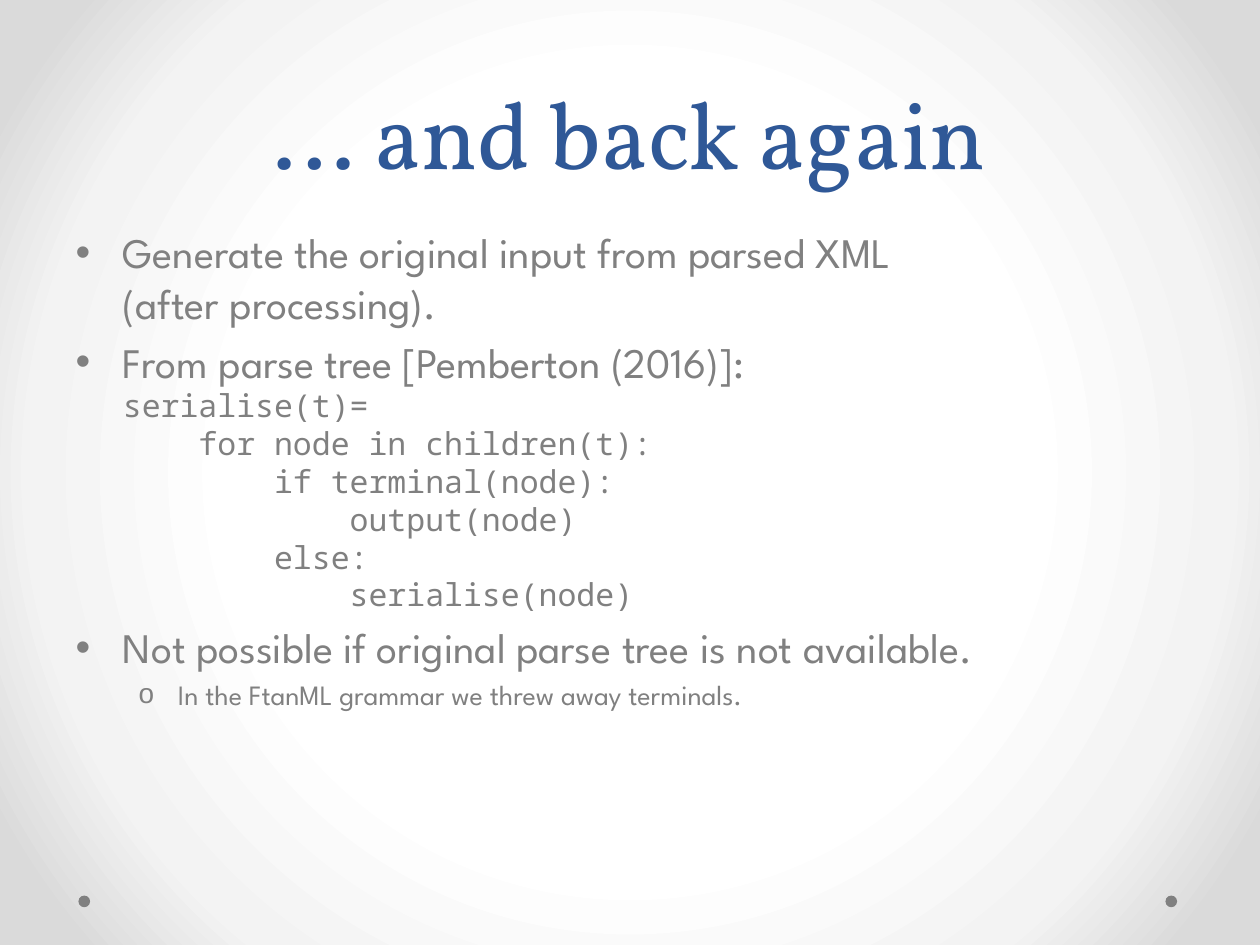
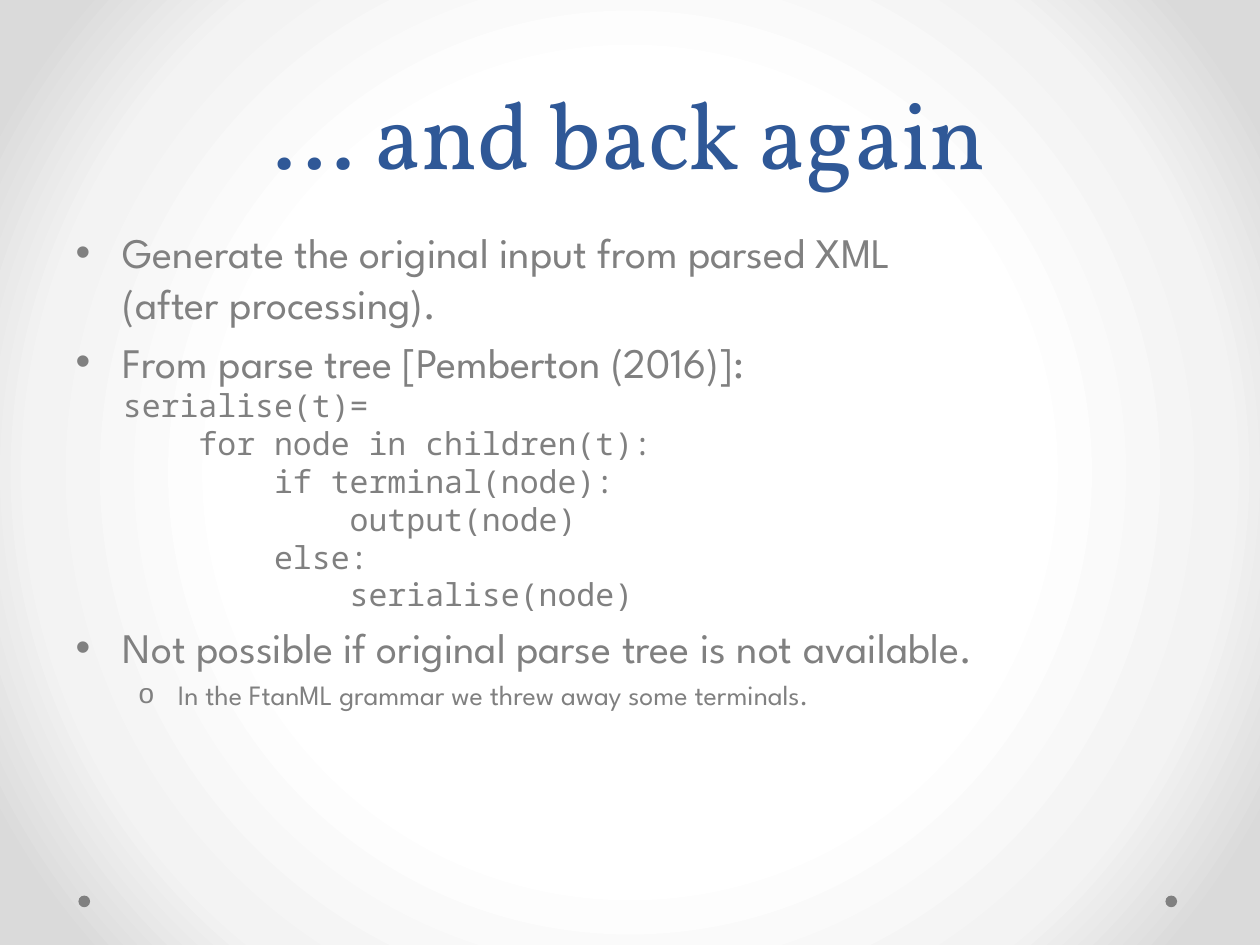
Before and after one commit to nverwer/iXML, a slide deck: slide 13 of Anything To XML.pptx. Drawn at 1260x945 pixels with LibreOffice and Linux fonts; fonts in the diff are those of the drawing; background and template pictures are left out. Boxes give left, top, right and bottom in pixels: in the first picture for what was removed or moved away, otherwise in the second. Text is boxed around its words. In the diff, an @@ line names an element or a change of style, - is before the commit and + after.

```diff
--- a/Anything To XML.pptx
+++ b/Anything To XML.pptx
@@ text at (178,686,809,711): text changed @@
-  o In the FtanML grammar we threw away terminals.
+  o In the FtanML grammar we threw away some terminals.
```
Also in this commit, not shown: 6 other slides changed, 10 other files.
